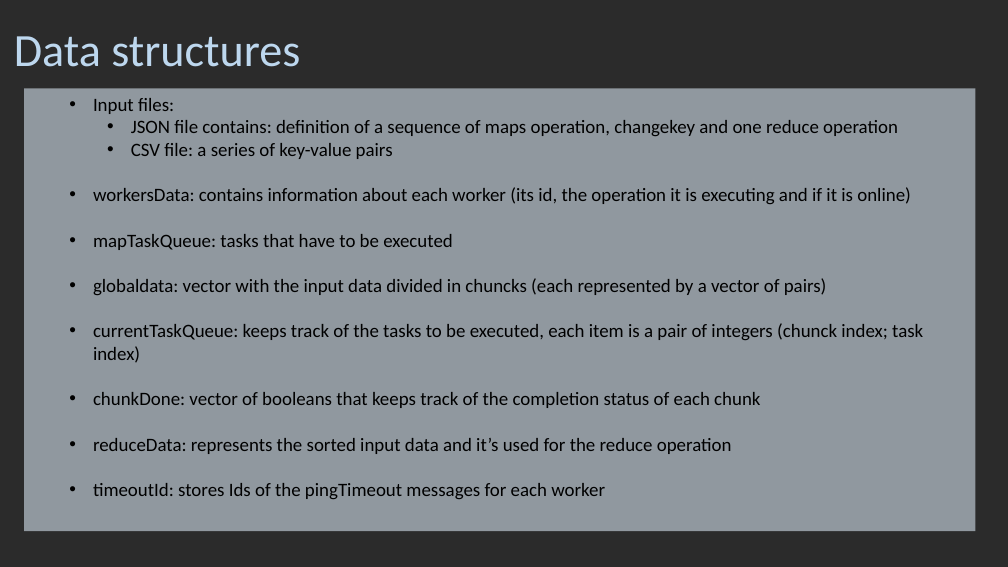
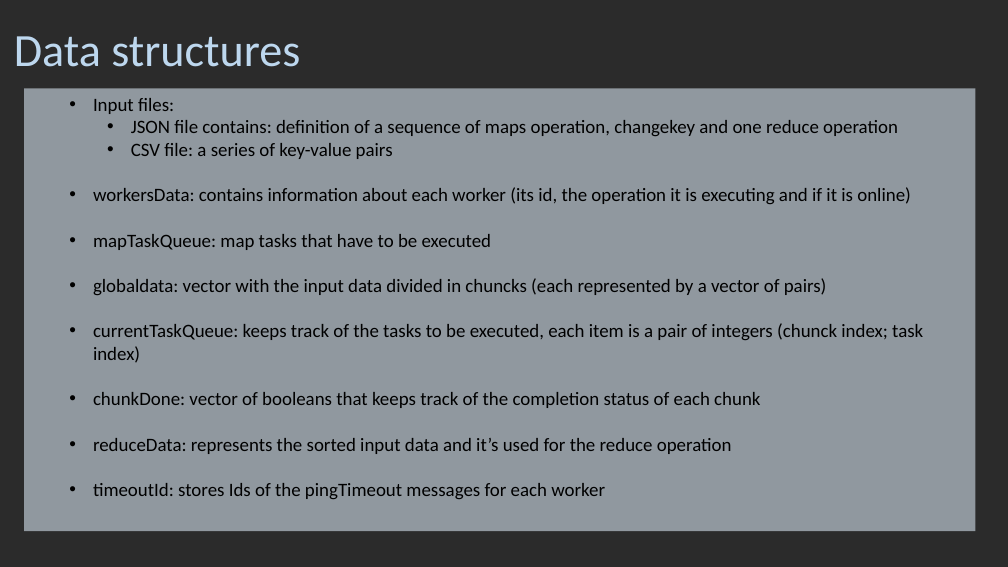
Before and after one commit to smn07/DataFlowPlatform_DSproject, a slide deck: slide 9 of progettods.pptx. Drawn at 1008x567 pixels with LibreOffice and Linux fonts; fonts in the diff are those of the drawing; background and template pictures are left out; a plain dark background stands for a picture behind light text. Boxes give left, top, right and bottom in pixels: in the first picture for what was removed or moved away, otherwise in the second. Text is boxed around its words. In the diff, an @@ line names an element or a change of style, - is before the commit and + after.

```diff
--- a/progettods.pptx
+++ b/progettods.pptx
@@ text in rectangle at (x1=93, y1=234, x2=492, y2=250): text changed @@
-  • mapTaskQueue: tasks that have to be executed
+  • mapTaskQueue: map tasks that have to be executed
```
Also in this commit, not shown: 1 other slide changed, 6 other files.
